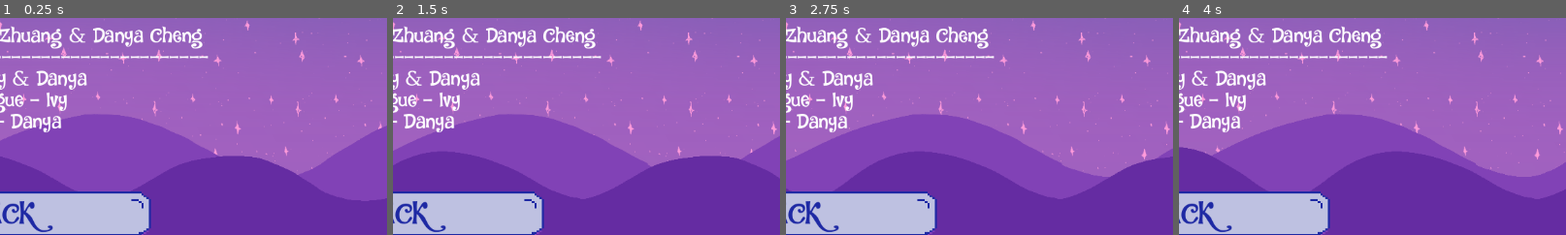
Above: before the commit, frames 1-4 (left to right).
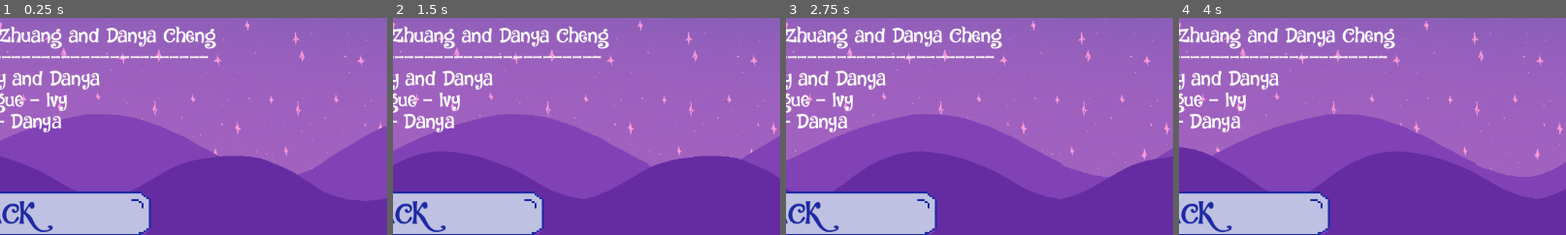
Above: after the commit, the same moments.

Repository: purple-affogato/magic-xmas-cat-game
Game: Godot game, scene res://credits.tscn
Two runs of this game, one before a commit and one after it. Both use one fixed random seed, a clock stepped at 60 frames per second and the inputs below. This scene is started directly instead of the project's main scene.
Inputs:
- Up to frame 1 (0.25 s): no input
- Up to frame 2 (1.5 s): tap Enter (ui_accept) at 0.5, 0.77 s; hold Right (ui_right) 0.53-1.28 s; tap Q (normal_attack) at 0.6, 1.35 s; hold Down (ui_down) from 1.28 s (still down)
- Up to frame 3 (2.75 s): tap Enter (ui_accept) at 1.52 s; release Down (ui_down) at 2.03 s; hold Right (ui_right) from 2.03 s (still down); tap Q (normal_attack) at 2.1 s
- Up to frame 4 (4 s): release Right (ui_right) at 2.78 s; hold Up (ui_up) 2.78-3.53 s; tap Q (normal_attack) at 2.85, 3.6 s; tap Enter (ui_accept) at 3.02, 3.77 s; hold Left (ui_left) from 3.53 s (still down)
The pictures show only the part of the screen within x 50-100%, y 28-78%; the shares and areas given below are measured in that part.

The runs differ from the first frame. In frame 1, 2.9% of the frame differs, in the area x 3-56%, y 3-34%; in frame 2, 2.9%; in frame 3, 2.9%; in frame 4, 2.9%.

Commit message:
finshing touches

Diff:
--- a/credits.tscn
+++ b/credits.tscn
@@ -86,9 +86,9 @@
 theme_override_fonts/normal_font = ExtResource("5_2v50e")
 theme_override_font_sizes/normal_font_size = 30
 theme_override_styles/normal = SubResource("StyleBoxFlat_3wg3g")
-text = "This game is made by Ivy Zhuang & Danya Cheng
+text = "This game is made by Ivy Zhuang and Danya Cheng
 -------------------------------------------
-					coding - Ivy & Danya
+					coding - Ivy and Danya
 					story/dialogue - Ivy
 						assets - Danya"
 drag_and_drop_selection_enabled = false
Not shown: 1 places in credits.tscn that only renumber resources
Not shown, changed: export_presets.cfg
